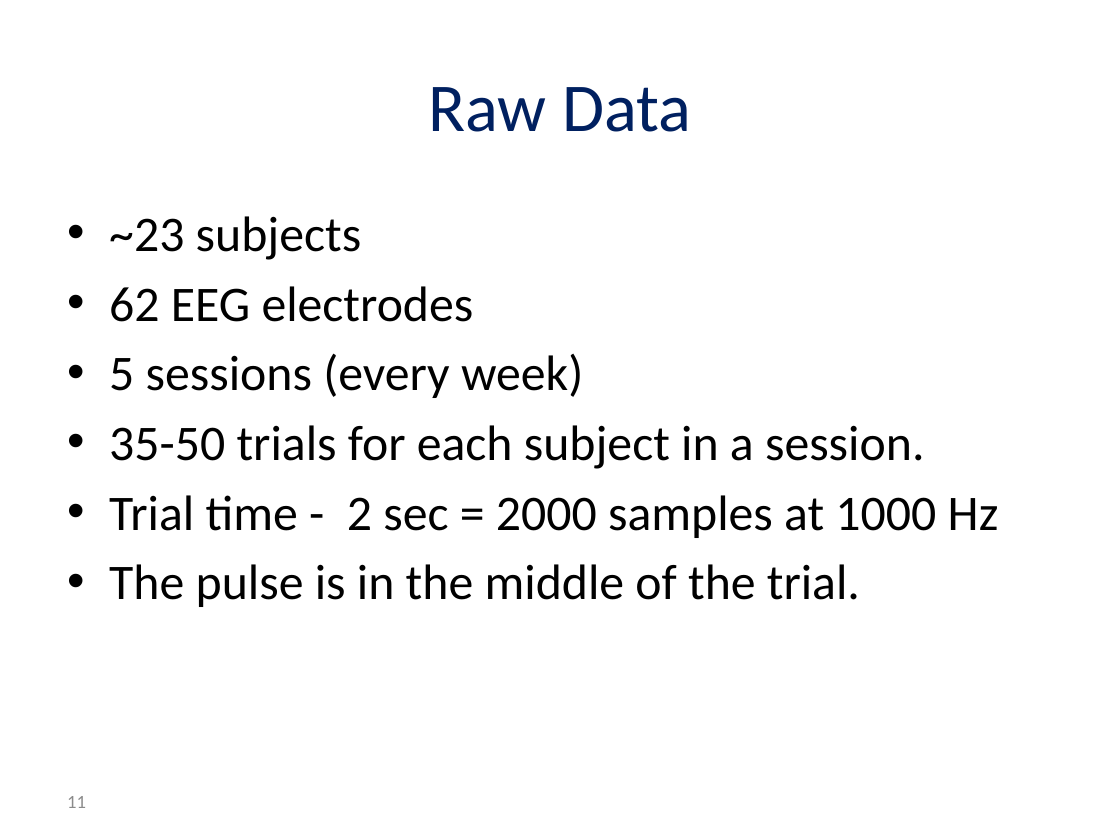
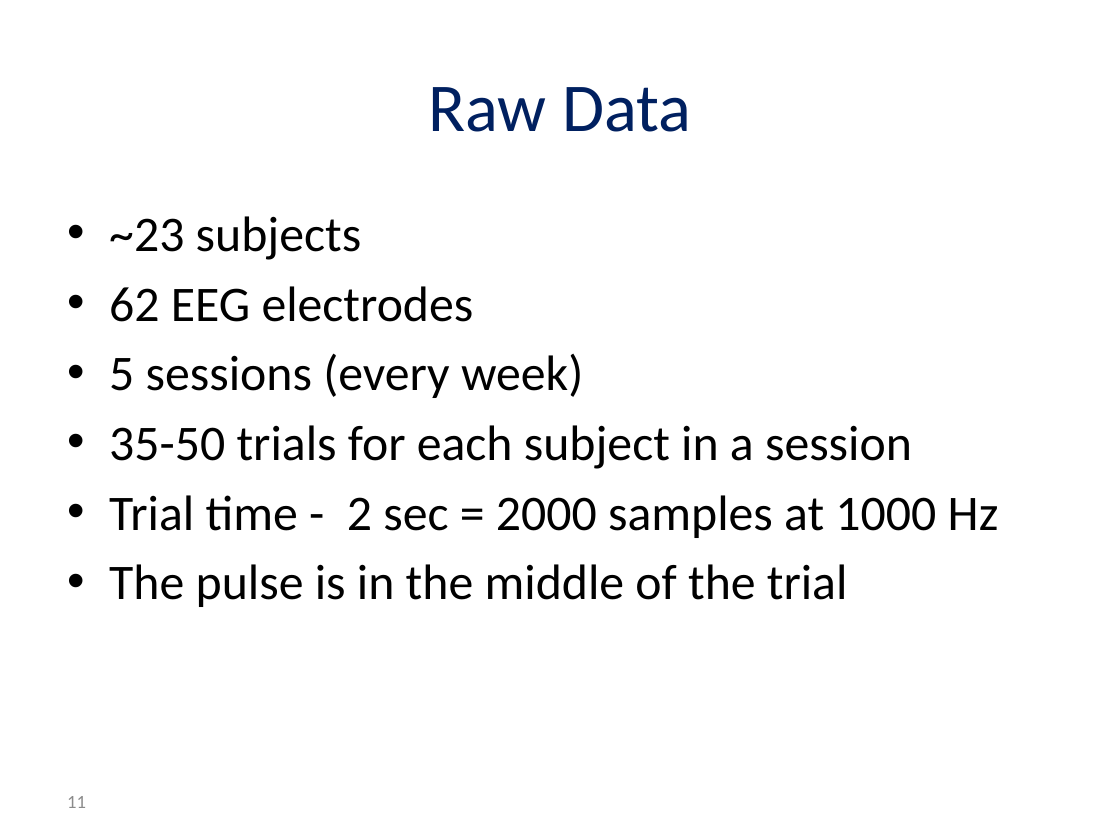
Before and after one commit to reggevlivney/BrainSway, a slide deck: slide 11 of Project_Midterm_Presentation.pptx. Drawn at 1120x840 pixels with LibreOffice and Linux fonts; fonts in the diff are those of the drawing; background and template pictures are left out. Boxes give left, top, right and bottom in pixels: in the first picture for what was removed or moved away, otherwise in the second. Text is boxed around its words. In the diff, an @@ line names an element or a change of style, - is before the commit and + after.

```diff
--- a/Project_Midterm_Presentation.pptx
+++ b/Project_Midterm_Presentation.pptx
@@ text at [109,425,912,469]: text changed @@
-• 35-50 trials for each subject in a session.
+• 35-50 trials for each subject in a session
@@ text at [109,564,848,607]: text changed @@
-• The pulse is in the middle of the trial.
+• The pulse is in the middle of the trial
```
Also in this commit, not shown: 10 other slides changed, 7 slides added, 3 slides removed, 9 other files.
